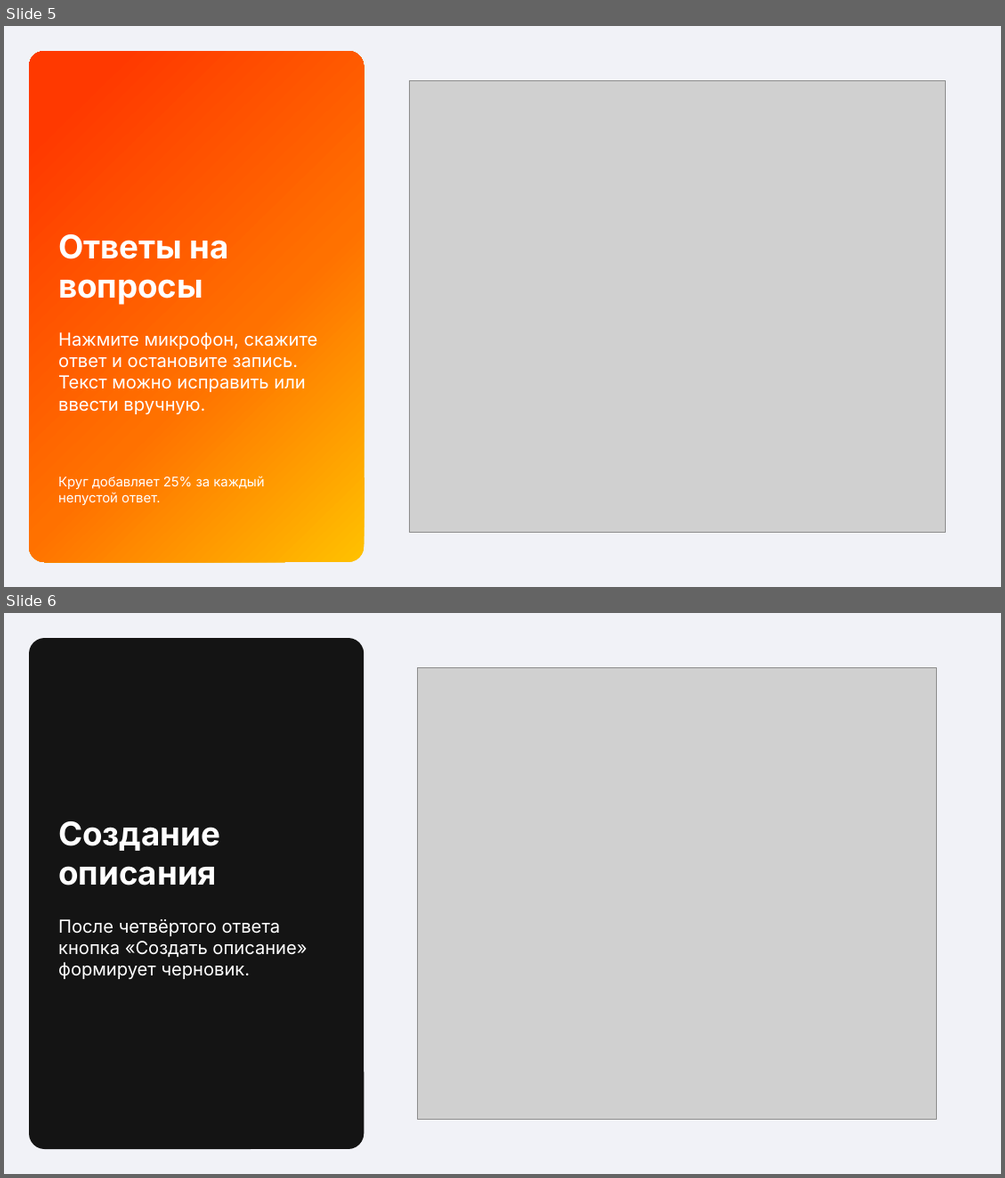
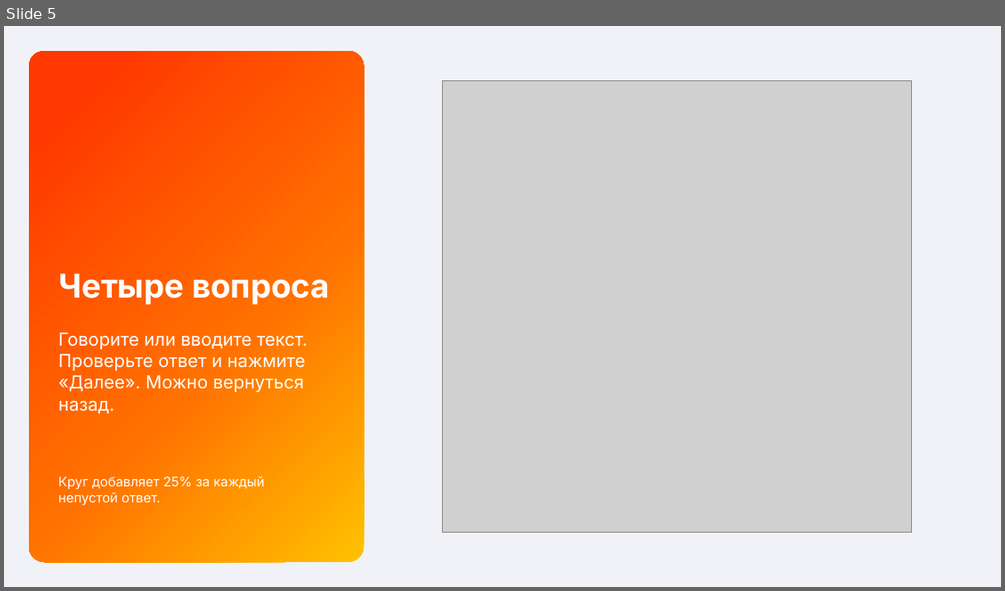
Before and after one commit to trueakaru-stack/iskra-vacancy-prototype, a slide deck: docs/voice-vacancy-presentation.pptx. Shown one above the other, each under a label of ours: slides 5 and 6 before the commit, slide 5 after it. The pictures are 1005x1178 and 1005x591 pixels, drawn with LibreOffice and Linux fonts; fonts in the diff are those of the drawing; grey boxes stand for pictures. Boxes give left, top, right and bottom in pixels: in the first picture for what was removed or moved away, otherwise in the second. Text is boxed around its words. In the diff, an @@ line names an element or a change of style, - is before the commit and + after.

```diff
--- a/docs/voice-vacancy-presentation.pptx
+++ b/docs/voice-vacancy-presentation.pptx
@@ slide 6 removed at box(4, 613, 1001, 1174), background #F1F2F7 @@
@@ rounded rectangle removed at box(29, 638, 364, 1149) @@
@@ picture removed at box(418, 667, 936, 1119) @@
@@ text removed at box(58, 821, 220, 885) @@
-Создание описания
@@ text removed at box(58, 919, 307, 979) @@
-После четвёртого ответа кнопка «Создать описание» формирует черновик.
@@ slide 5 changed as well @@
@@ picture: place and size @@
-picture at box(409, 80, 946, 532)
+picture at box(442, 80, 912, 532)
@@ text at box(58, 273, 330, 305): text changed @@
-Ответы на вопросы
+Четыре вопроса
@@ text at box(58, 332, 307, 414): text changed @@
-Нажмите микрофон, скажите ответ и остановите запись. Текст можно исправить или ввести вручную.
+Говорите или вводите текст. Проверьте ответ и нажмите «Далее». Можно вернуться назад.
```
Also in this commit, not shown: 3 other slides changed, 4 slides added, 3 other slides removed, 28 other files.
